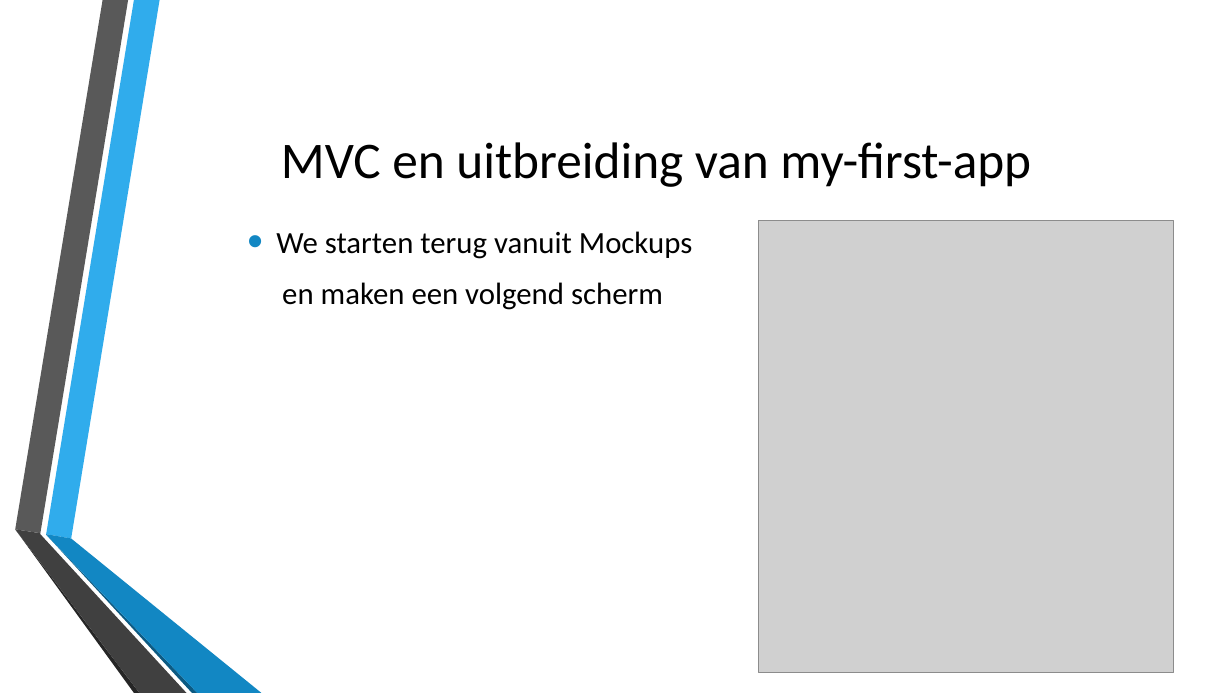
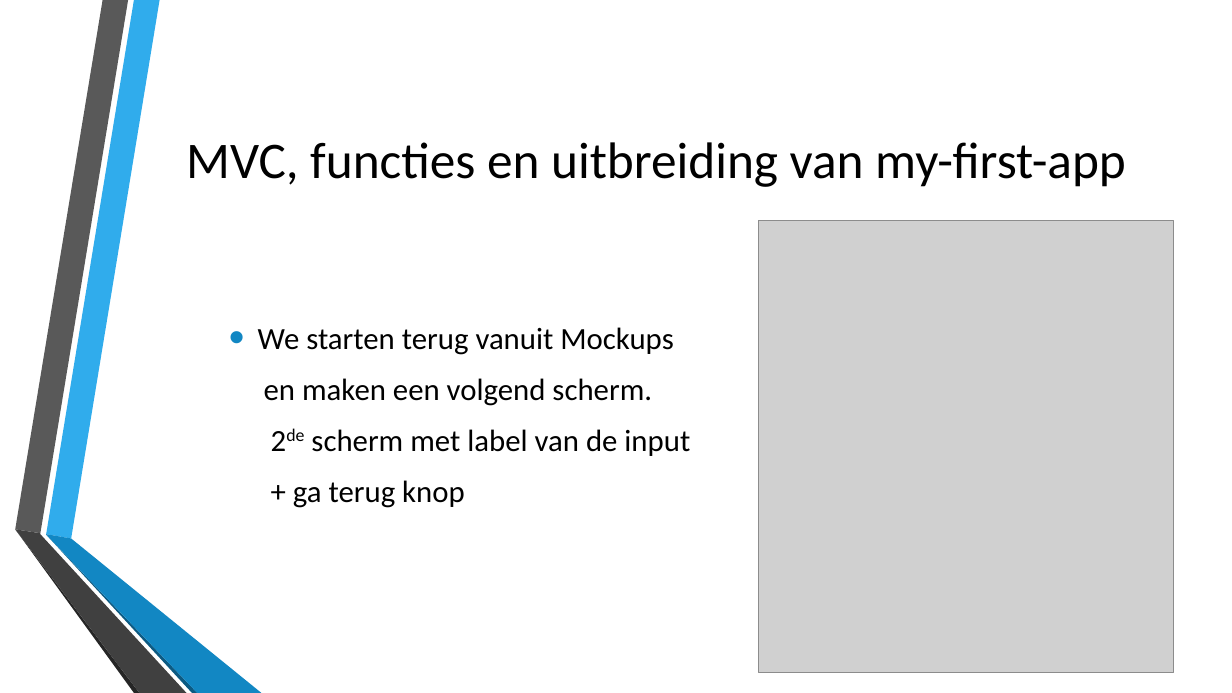
Before and after one commit to stinooww/webresearch, a slide deck: slide 23 of nieuwe technologie/slidedeck/sapui5.pptx. Drawn at 1232x693 pixels with LibreOffice and Linux fonts; fonts in the diff are those of the drawing; grey boxes stand for pictures; background and template pictures are left out. Boxes give left, top, right and bottom in pixels: in the first picture for what was removed or moved away, otherwise in the second. Text is boxed around its words. In the diff, an @@ line names an element or a change of style, - is before the commit and + after.

```diff
--- a/nieuwe technologie/slidedeck/sapui5.pptx
+++ b/nieuwe technologie/slidedeck/sapui5.pptx
@@ title at [186,142,1126,187]: text changed @@
-MVC en uitbreiding van my-first-app
+MVC, functies en uitbreiding van my-first-app
@@ text "We starten terug vanuit Mockups": place and size @@
-text "We starten terug vanuit Mockups" at [276,231,692,310]
+text "We starten terug vanuit Mockups" at [258,327,690,508]
@@ text at [264,378,690,508]: text changed @@
-en maken een volgend scherm
+en maken een volgend scherm.
+2de scherm met label van de input
++ ga terug knop
```
Also in this commit, not shown: 6 other slides changed, 6 slides added, 1 slide removed.
